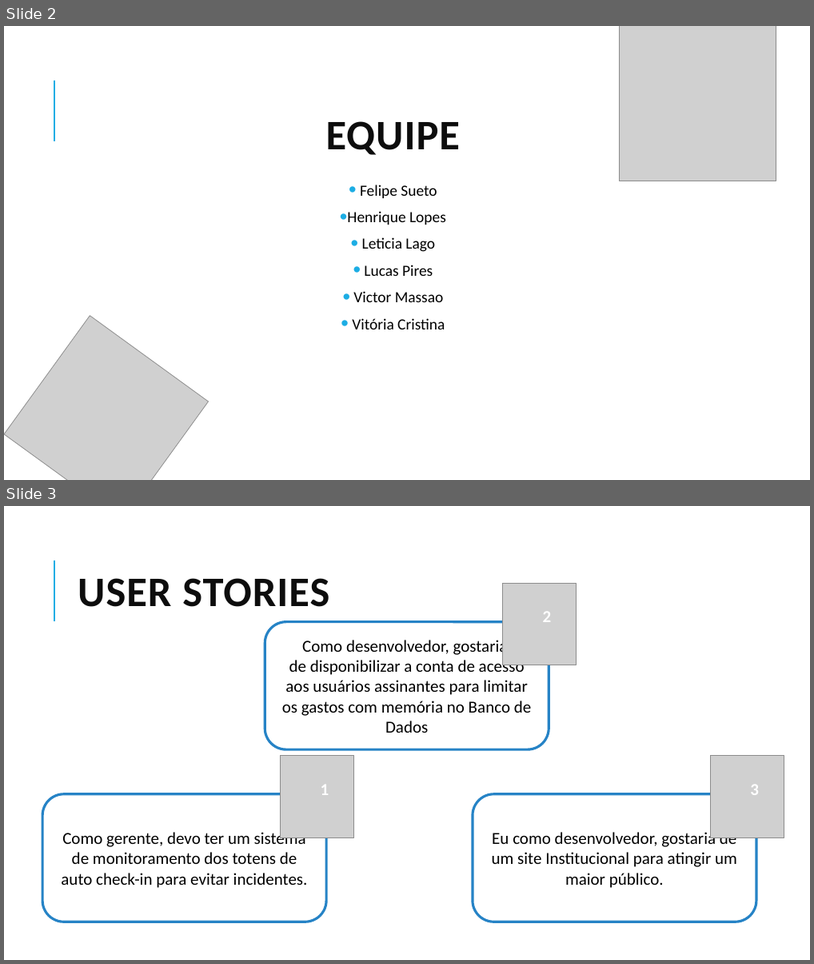
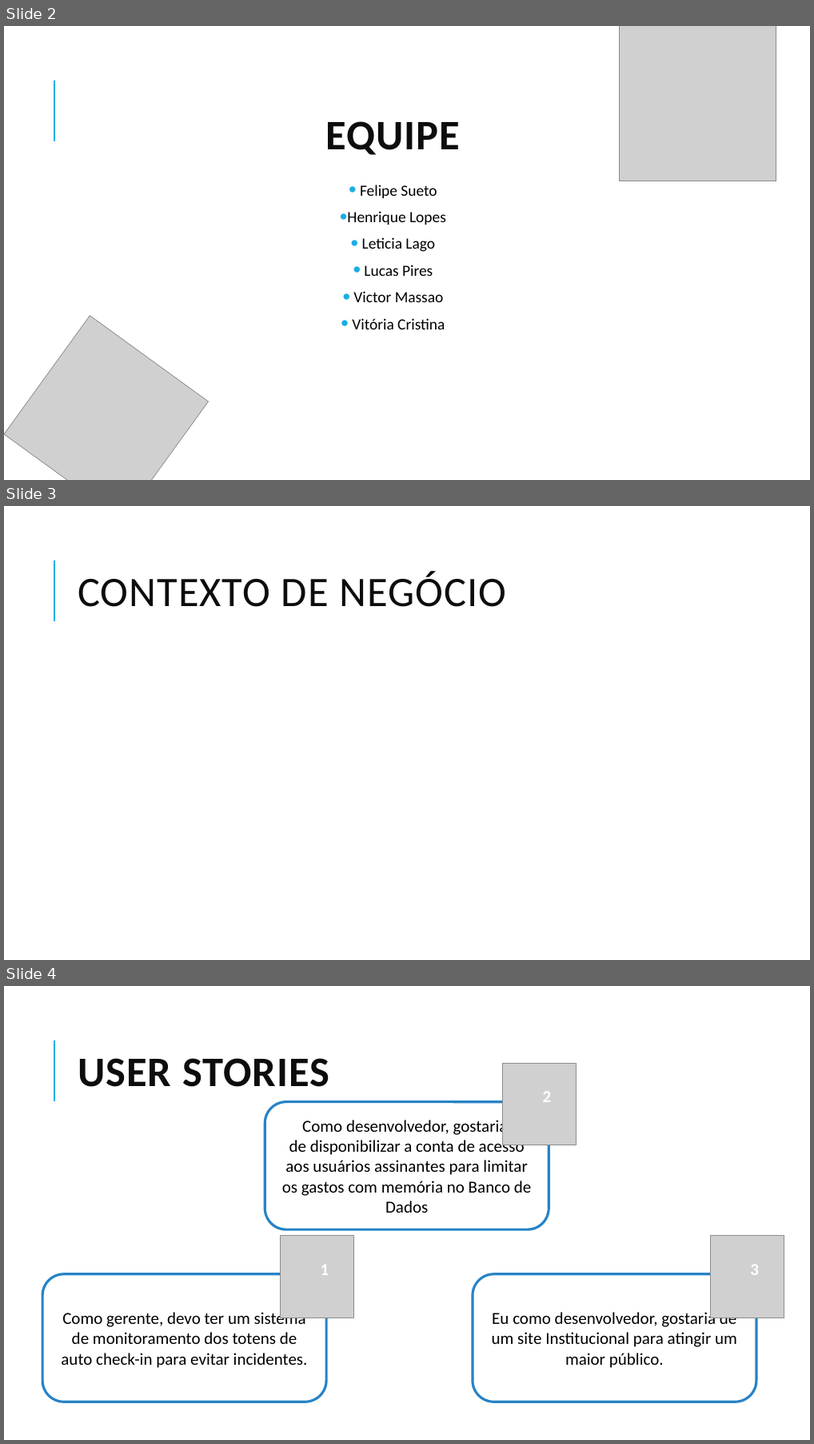
Before and after one commit to BandTec/Totem-Monitoring, a slide deck: documentacao/powerPoint/totem_MonitoringSprint3.pptx. Shown one above the other, each under a label of ours: slides 2 and 3 before the commit, slides 2, 3 and 4 after it. The pictures are 814x964 and 814x1444 pixels, drawn with LibreOffice and Linux fonts; fonts in the diff are those of the drawing; grey boxes stand for pictures. Boxes give left, top, right and bottom in pixels: in the first picture for what was removed or moved away, otherwise in the second. Text is boxed around its words. In the diff, an @@ line names an element or a change of style, - is before the commit and + after.

Commit message:
adicionei slide do contexto

```diff
--- a/documentacao/powerPoint/totem_MonitoringSprint3.pptx
+++ b/documentacao/powerPoint/totem_MonitoringSprint3.pptx
@@ slide 3 added at box(4, 506, 810, 960), background #FFFFFF; not listed: 1 template element that a slide beside it also shows @@
@@ title added at box(78, 572, 507, 607), 50 pt, text #0D0D0D @@
+CONTEXTO DE NEGÓCIO
@@ what was slide 3 is now slide 4 @@
```
